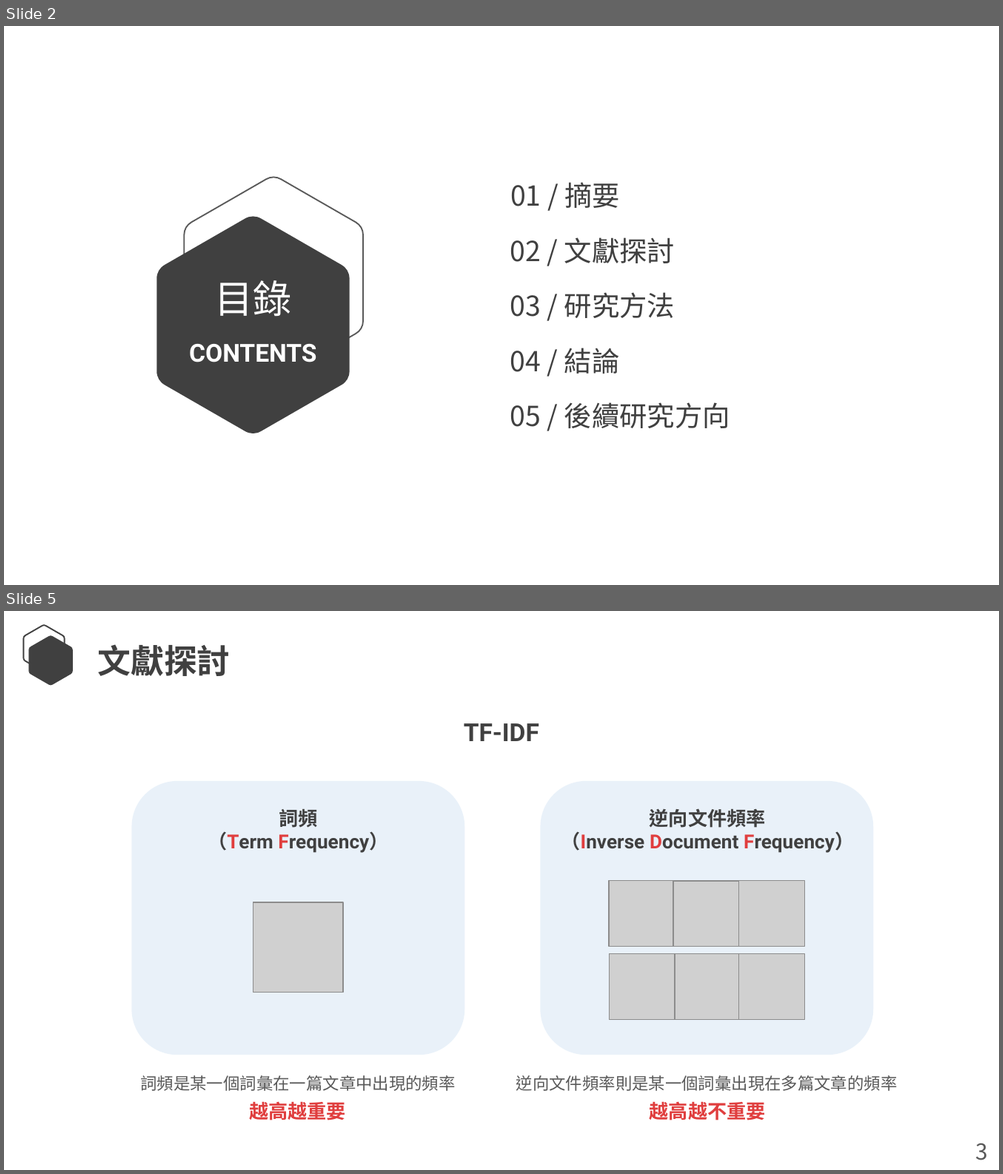
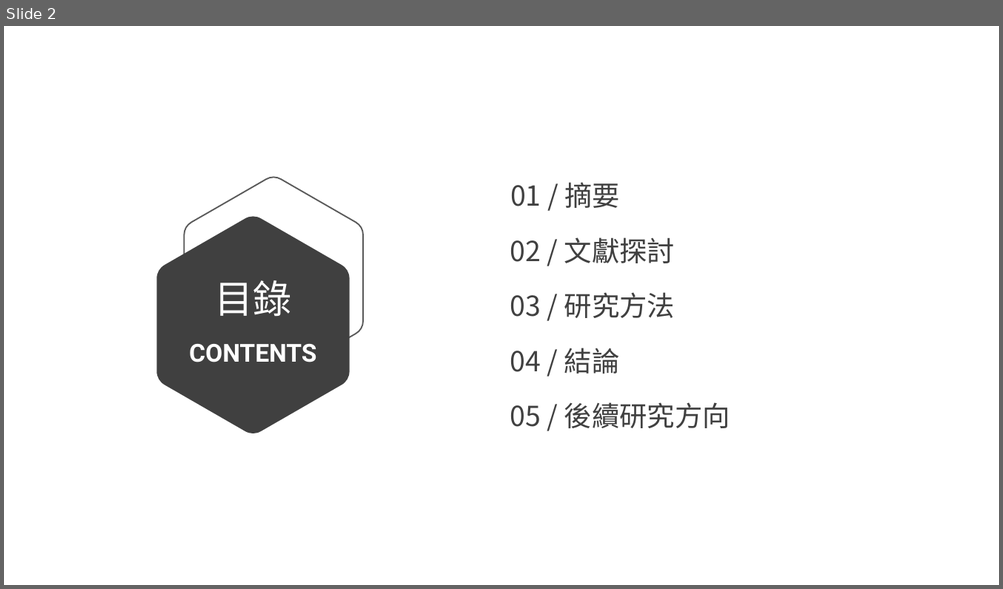
Before and after one commit to Lcwei-0708/lcwei-0708.github.io, a slide deck: data/paper/深度神經網路於中文斷詞之研究/深度神經網路於中文斷詞之研究.pptx. Shown one above the other, each under a label of ours: slides 2 and 5 before the commit, slide 2 after it; the slides between them are not shown. The pictures are 1003x1174 and 1003x589 pixels, drawn with LibreOffice and Linux fonts; fonts in the diff are those of the drawing; grey boxes stand for pictures. Boxes give left, top, right and bottom in pixels: in the first picture for what was removed or moved away, otherwise in the second. Text is boxed around its words. In the diff, an @@ line names an element or a change of style, - is before the commit and + after.

```diff
--- a/data/paper/深度神經網路於中文斷詞之研究/深度神經網路於中文斷詞之研究.pptx
+++ b/data/paper/深度神經網路於中文斷詞之研究/深度神經網路於中文斷詞之研究.pptx
@@ slide 5 removed at [4,611,999,1170], background #FFFFFF @@
@@ freeform shape removed at [24,625,65,672] @@
@@ freeform shape removed at [29,636,73,686] @@
@@ text removed at [97,644,230,676] @@
-文獻探討
@@ text removed at [464,723,539,741] @@
-TF-IDF
@@ rounded rectangle removed at [131,781,464,1056] @@
@@ rounded rectangle removed at [540,781,874,1056] @@
@@ text removed at [208,809,388,853] @@
-詞頻
-（Term Frequency）
@@ text removed at [560,809,854,853] @@
-逆向文件頻率
-（Inverse Document Frequency）
@@ picture removed at [253,903,343,993] @@
@@ group removed at [609,880,805,1019]: 6 pictures @@
@@ text removed at [141,1076,455,1091] @@
-詞頻是某一個詞彙在一篇文章中出現的頻率
@@ text removed at [516,1076,897,1091] @@
-逆向文件頻率則是某一個詞彙出現在多篇文章的頻率
@@ text removed at [249,1102,346,1120] @@
-越高越重要
@@ text removed at [649,1102,765,1121] @@
-越高越不重要
@@ text removed at [975,1144,987,1161] @@
-3
```
Also in this commit, not shown: 2 slides changed, 24 slides added, 12 other slides removed, 1 other file.
